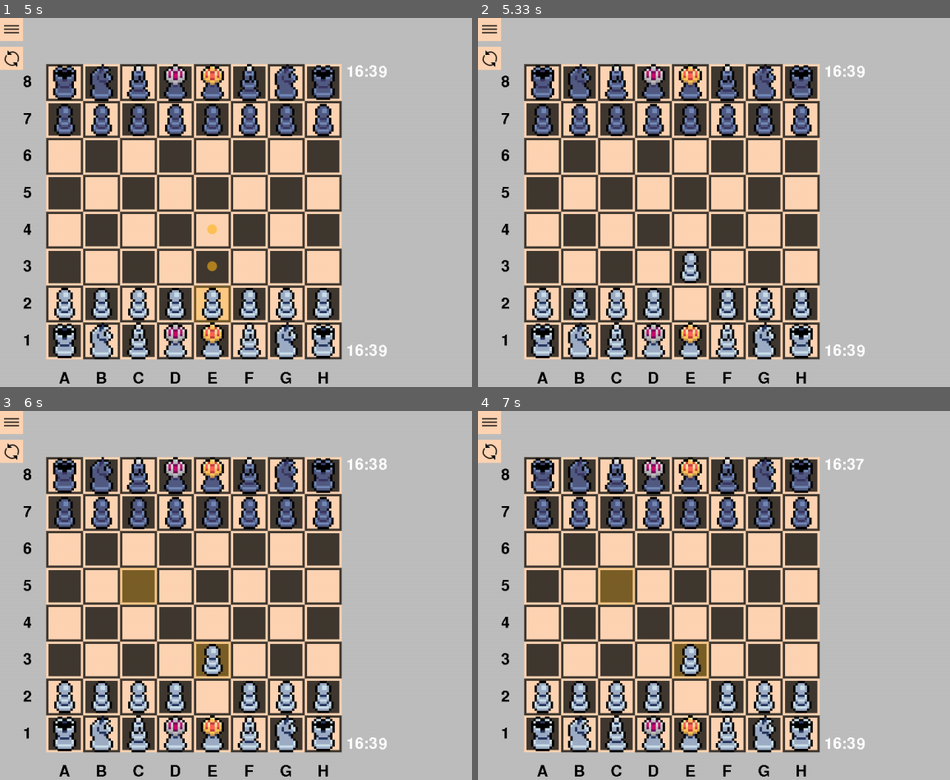
Above: before the commit, frames 1-4 (two rows, left to right).
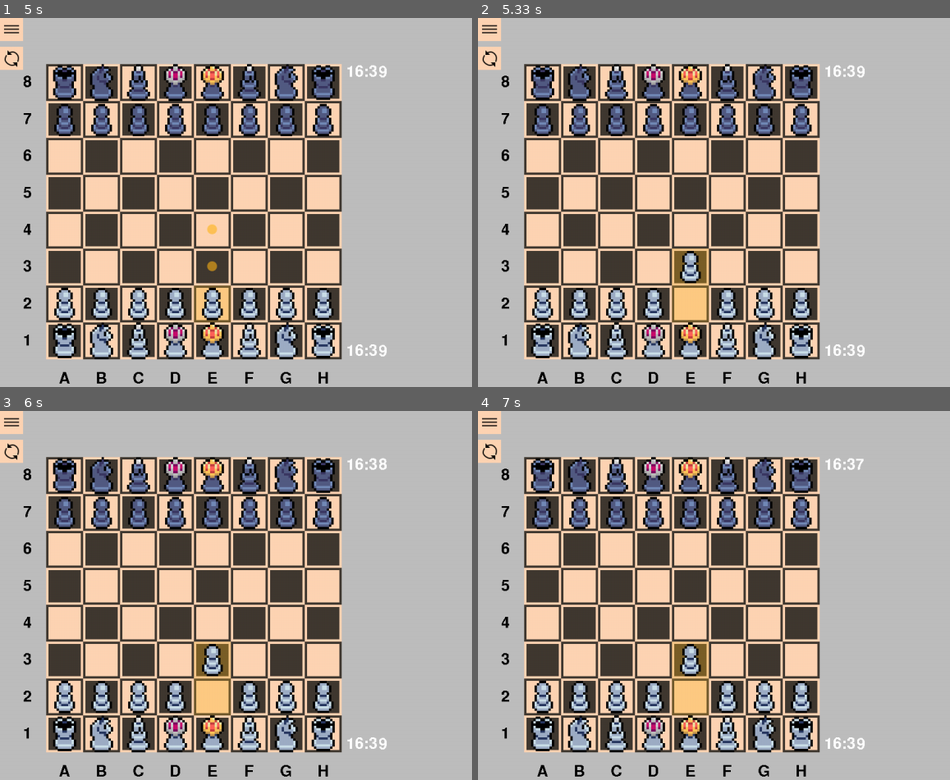
Above: after the commit, the same moments.

Repository: hristokn/Python-Chess
Game: pygame game, started from main.py
Same seed, same stepped clock (60 frames per second), same inputs: the game is played once before the commit and once after it.
Inputs (mouse positions are in pixels of both pictures, inside the frame that each line leads up to):
- Up to frame 1 (5 s): click (368, 202) at 0.38 s; click (136, 283) at 0.72 s; click (245, 309) at 2.22 s; press the mouse at (245, 309) at 2.53 s; move the mouse to (231, 257) at 2.63 s; release the mouse at (212, 202) at 2.77 s; press the mouse at (245, 309) at 2.87 s; move the mouse to (363, 276) at 2.97 s; release the mouse at (outside the picture) at 3.1 s; click (188, 113) at 3.72 s; press the mouse at (188, 113) at 4.03 s; move the mouse to (254, 217) at 4.13 s; release the mouse at (316, 316) at 4.27 s; click (202, 283) at 4.88 s
- Up to frame 2 (5.33 s): click (699, 276) at 5.22 s
- Up to frame 3 (6 s): press the mouse at (221, 669) at 5.53 s; move the mouse to (169, 636) at 5.63 s; release the mouse at (122, 602) at 5.77 s; click (118, 558) at 5.88 s
- Up to frame 4 (7 s): no input

Frame 1 is identical in both runs. In frame 2, 1.3% of the frame differs, in the area x 41-49%, y 62-83%; in frame 3, 1.6%, in the area x 25-49%, y 42-83%; in frame 4, 1.6%.

Commit message:
fix premove bug and highlight last move

Diff:
--- a/game/board_controller.py
+++ b/game/board_controller.py
@@ -133,12 +133,19 @@
             p.move(x,y)
             p.update_image()
 
-    def highlight_prev_move(self, move):
-        ...
-
-    def highlight_premove(self, start_sq, end_sq):
-        self.highlight_square(start_sq)
-        self.highlight_square(end_sq)
+    def highlight_last_move(self):
+        if len(self.game.past_moves) == 0:
+            return
+        move = self.game.past_moves[-1]
+        for sq in move.changes.keys():
+            self.highlight_square(sq)
+
+    def unhighlight_last_move(self):
+        if len(self.game.past_moves) == 0:
+            return
+        move = self.game.past_moves[-1]
+        for sq in move.changes.keys():
+            self.unhighlight_square(sq)
 
     def highlight_square(self, square: Square):
         sc = get_square_controller(self.square_controllers, square)
@@ -217,11 +224,13 @@
 
     def try_move(self, move) -> bool:
         _color=self.game.color_to_play
+        self.unhighlight_last_move()
         played = self.game.play_move(move)
         if played:
             self.update_pieces()
             post_event(CustomEvent.PLAYED_MOVE, color=_color)
             self.try_finish_game()
+        self.highlight_last_move()
         return played
 
     def recieve_click(self, event: Event) -> bool:
--- a/game/chess_input.py
+++ b/game/chess_input.py
@@ -15,16 +15,20 @@
     def update(self):
         pass
 
+class Premove:
+    def __init__(self, starting_square, ending_square, piece):
+        self.starting_square = starting_square
+        self.ending_square = ending_square
+        self.piece = piece
+
 class MouseChessInput(ChessInput):
     def __init__(self, board_controller) -> None:
         super().__init__(board_controller)
         self.move = None
-        self.has_premove = False
-        self.premove_piece = None
-        self.premove_square = None
+        self.premove = None
 
     def get_move(self) -> Move | None:
-        if self.has_premove:
+        if self.premove != None:
             self.waiting_for_move = False
             return self.use_premove()
         elif self.move == None:
@@ -79,6 +83,8 @@
     def squaredown(self, square):
         if self.board_controller.selected_piece != None:
             self.create_move_square(square.square)
+        if self.board_controller.selected_piece == None and self.premove != None:
+            self.remove_premove()
 
     def up(self, obj):
         if isinstance(obj, PieceController):
@@ -110,7 +116,7 @@
         selected_piece = self.board_controller.selected_piece.piece
         self.board_controller.deselect_piece()
 
-        if self.has_premove:
+        if self.premove != None:
             self.remove_premove()
 
         if self.board_controller.game.multiple_moves_exist(selected_piece, square):
@@ -121,26 +127,18 @@
             self.save_premove(selected_piece, square)
 
     def save_premove(self, piece, square):
-        self.has_premove = True
-        self.board_controller.highlight_premove(self.board_controller.game.find_square(piece), square)
-        self.premove_piece = piece
-        self.premove_square = square
+        self.premove = Premove(self.board_controller.game.find_square(piece), square, piece)
+        self.board_controller.highlight_square(self.premove.starting_square)
+        self.board_controller.highlight_square(self.premove.ending_square)
 
     def remove_premove(self):
-        self.board_controller.unhighlight_square(self.board_controller.game.find_square(self.premove_piece))
-        self.board_controller.unhighlight_square(self.premove_square)
-        self.has_premove = False
-        self.premove_piece = None
-        self.premove_square = None
+        self.board_controller.unhighlight_square(self.premove.starting_square)
+        self.board_controller.unhighlight_square(self.premove.ending_square)
+        self.premove = None
 
     def use_premove(self) -> Move:
-        # if self.board_controller.get_piece_controller(self.premove_piece) == None:
-        #     self.has_premove = False
-        #     self.premove_piece = None
-        #     self.premove_square = None
-        #     return None
-        _premove_piece = self.premove_piece
-        _premove_square = self.premove_square
+        _premove_piece = self.premove.piece
+        _premove_square = self.premove.ending_square
         self.remove_premove()
         return self.board_controller.game.find_move(_premove_piece, _premove_square)
 
--- a/view/chess_controller.py
+++ b/view/chess_controller.py
@@ -44,7 +44,7 @@
 
     def recieve_click(self, event: Event) -> bool:
         if self.hidden:
-            return
+            return False
         super().recieve_click(event)
         x,y = event.pos
         if self.collides(x,y):
